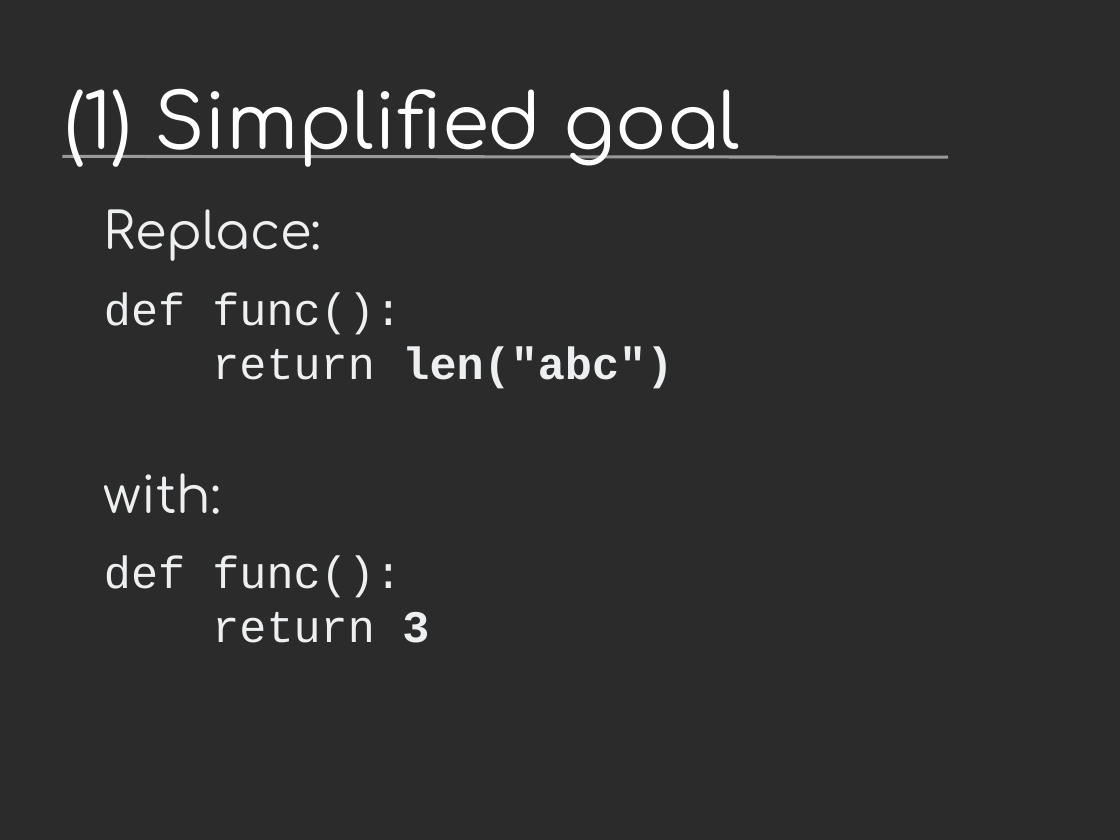
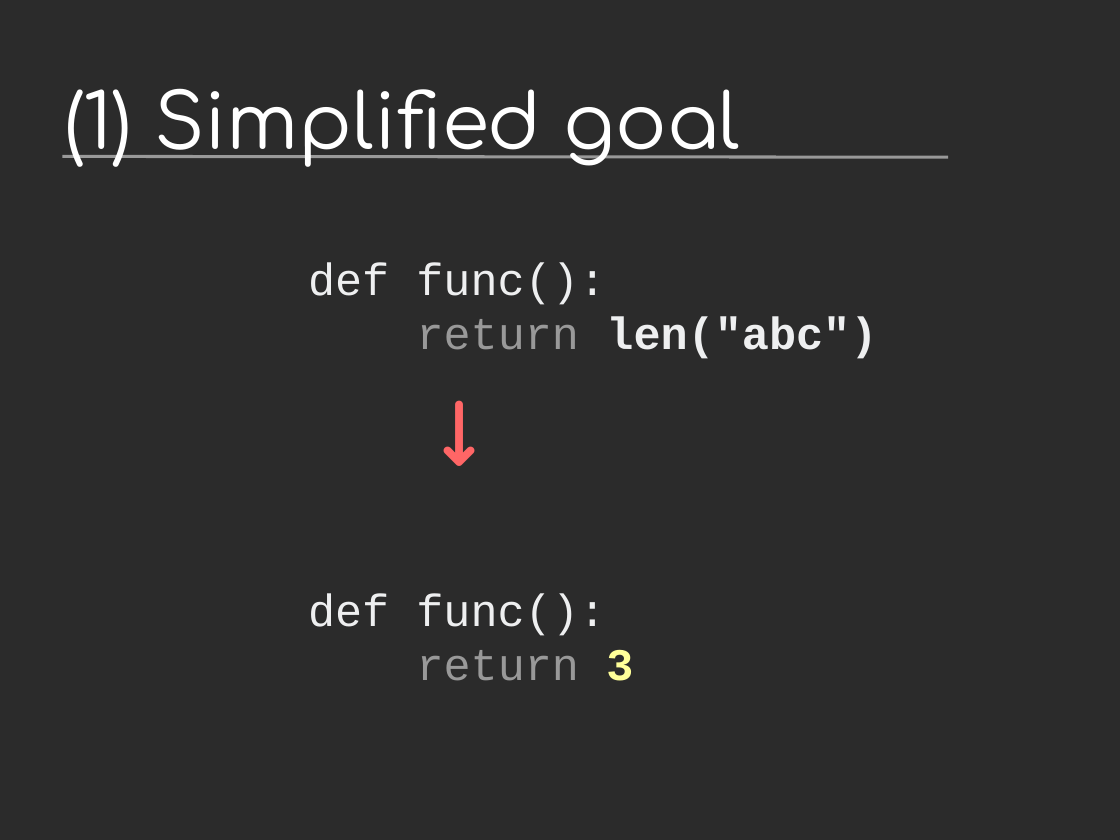
Before and after one commit to vstinner/talks, a slide deck: slide 7 of 2016-FOSDEM/fat_python.odp. Drawn at 1120x840 pixels with LibreOffice and Linux fonts; fonts in the diff are those of the drawing; background and template pictures are left out; a plain dark background stands for a picture behind light text. Boxes give left, top, right and bottom in pixels: in the first picture for what was removed or moved away, otherwise in the second. Text is boxed around its words. In the diff, an @@ line names an element or a change of style, - is before the commit and + after.

```diff
--- a/2016-FOSDEM/fat_python.odp
+++ b/2016-FOSDEM/fat_python.odp
@@ text at <box>104,209,322,261</box>: paragraph removed @@
-Replace:
@@ text "def func(): return len("abc")": place and size @@
-text "def func(): return len("abc")" at <box>104,209,673,643</box>
+text "def func(): return len("abc")" at <box>308,263,877,681</box>
@@ text at <box>308,263,877,681</box>: text colour #EEEFF0 to #999999 in "return", "return"; text colour #EEEFF0 to #FFFF99 in "3" @@
@@ text at <box>104,473,221,514</box>: text changed; size 36 to 54 pt; text colour #EEEFF0 to #FF6666; bold on @@
-with:
+↓
```
Also in this commit, not shown: 28 other slides changed, 12 slides added, 6 slides removed, 1 other file.
